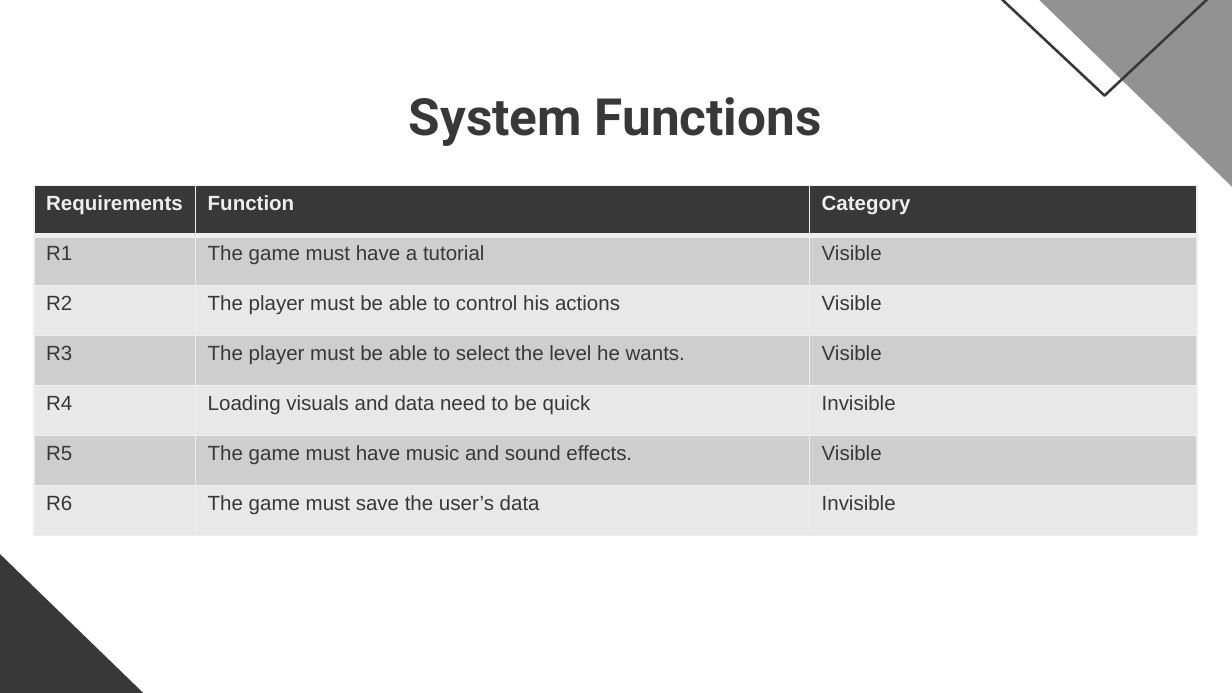
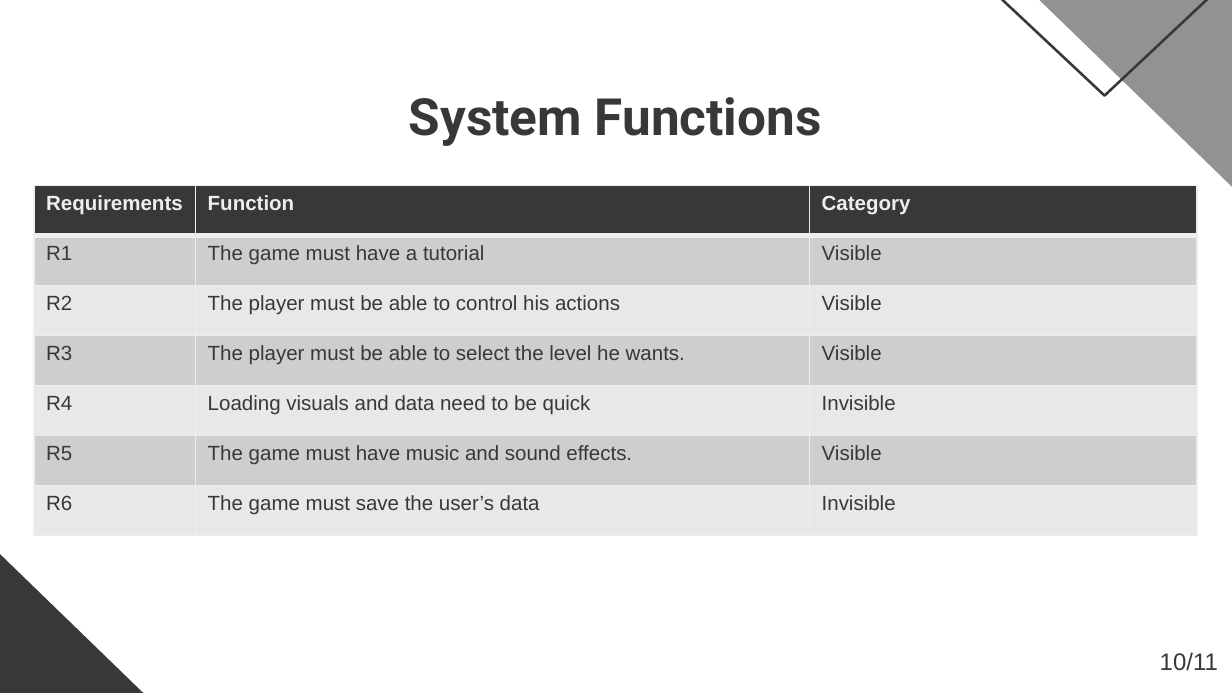
Before and after one commit to FariaXD/UnityMobileGame-FinalProject, a slide deck: slide 10 of ReportsAndOthers/Presentations/Presentation.pptx (slide 9 before the commit). Drawn at 1232x693 pixels with LibreOffice and Linux fonts; fonts in the diff are those of the drawing. Boxes give left, top, right and bottom in pixels: in the first picture for what was removed or moved away, otherwise in the second. Text is boxed around its words. In the diff, an @@ line names an element or a change of style, - is before the commit and + after.

```diff
--- a/ReportsAndOthers/Presentations/Presentation.pptx
+++ b/ReportsAndOthers/Presentations/Presentation.pptx
@@ text added at (1160,652,1218,671), 14 pt, text #383838 @@
+10/11
```
Also in this commit, not shown: 7 other slides changed, 1 slide added, 12 other files.
